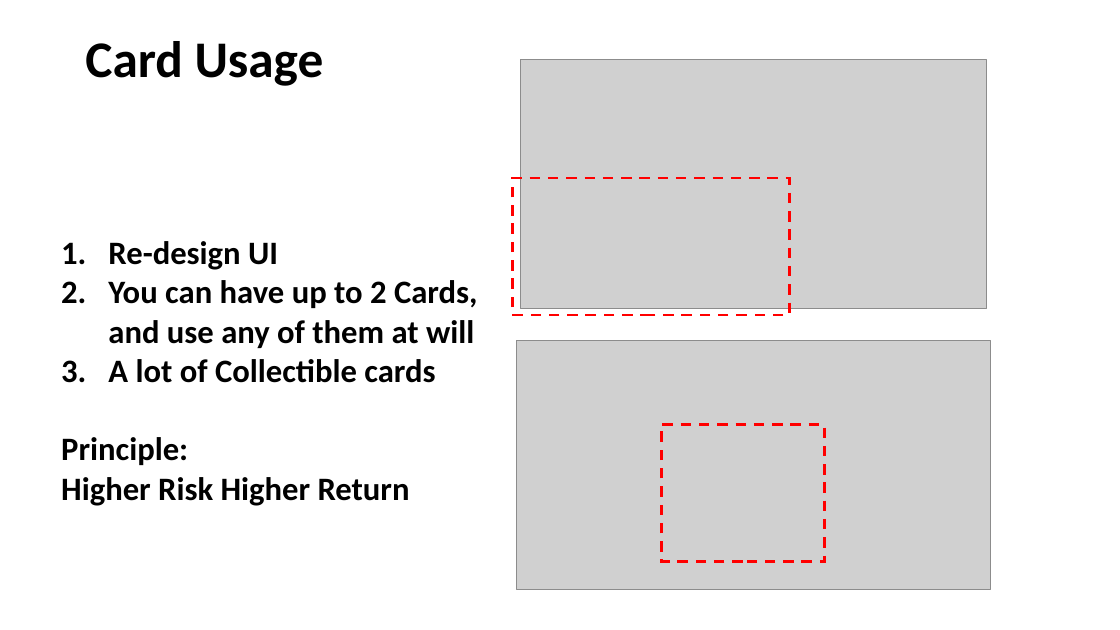
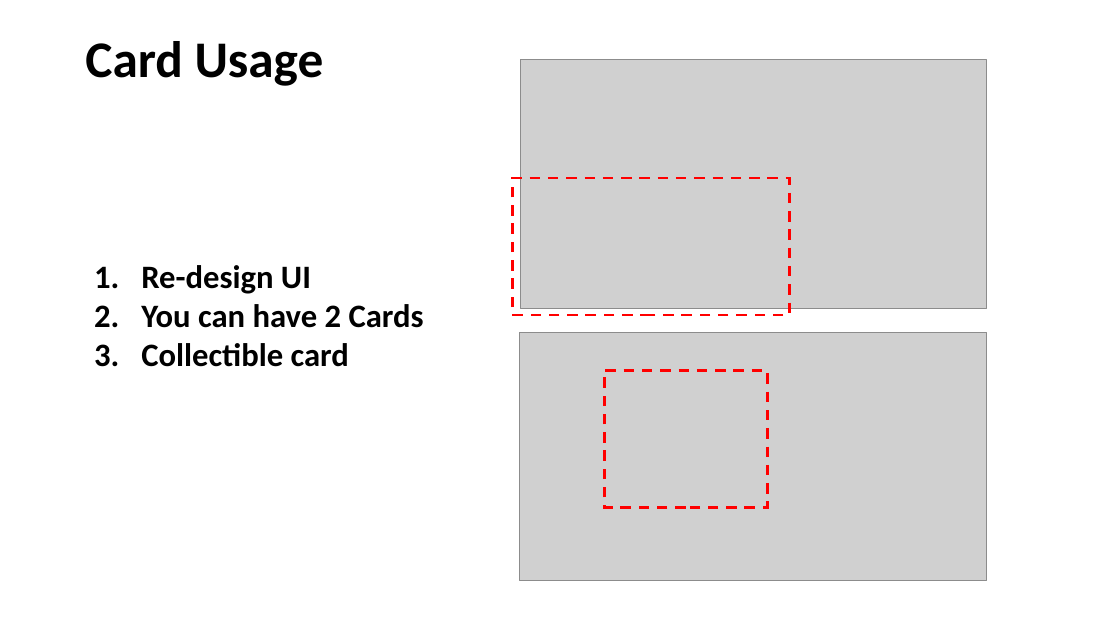
Before and after one commit to CSCI526-Jumping-Gamer/StageTools, a slide deck: slide 9 of Presentation/Final Presentation Online ver.pptx. Drawn at 1120x630 pixels with LibreOffice and Linux fonts; fonts in the diff are those of the drawing; grey boxes stand for pictures. Boxes give left, top, right and bottom in pixels: in the first picture for what was removed or moved away, otherwise in the second. Text is boxed around its words. In the diff, an @@ line names an element or a change of style, - is before the commit and + after.

```diff
--- a/Presentation/Final Presentation Online ver.pptx
+++ b/Presentation/Final Presentation Online ver.pptx
@@ text "Re-design UI": place and size @@
-text "Re-design UI" at bbox=[61, 241, 477, 506]
+text "Re-design UI" at bbox=[141, 265, 424, 367]
@@ text at bbox=[141, 304, 424, 367]: text changed @@
-2. You can have up to 2 Cards, and use any of them at will
-3. A lot of Collectible cards
-Principle:
-Higher Risk Higher Return
+2. You can have 2 Cards
+3. Collectible card
@@ picture: place and size @@
-picture at bbox=[517, 340, 991, 589]
+picture at bbox=[520, 332, 987, 581]
@@ rectangle: place and size @@
-rectangle at bbox=[661, 425, 824, 562]
+rectangle at bbox=[604, 371, 767, 507]
```
Also in this commit, not shown: 4 other files.
